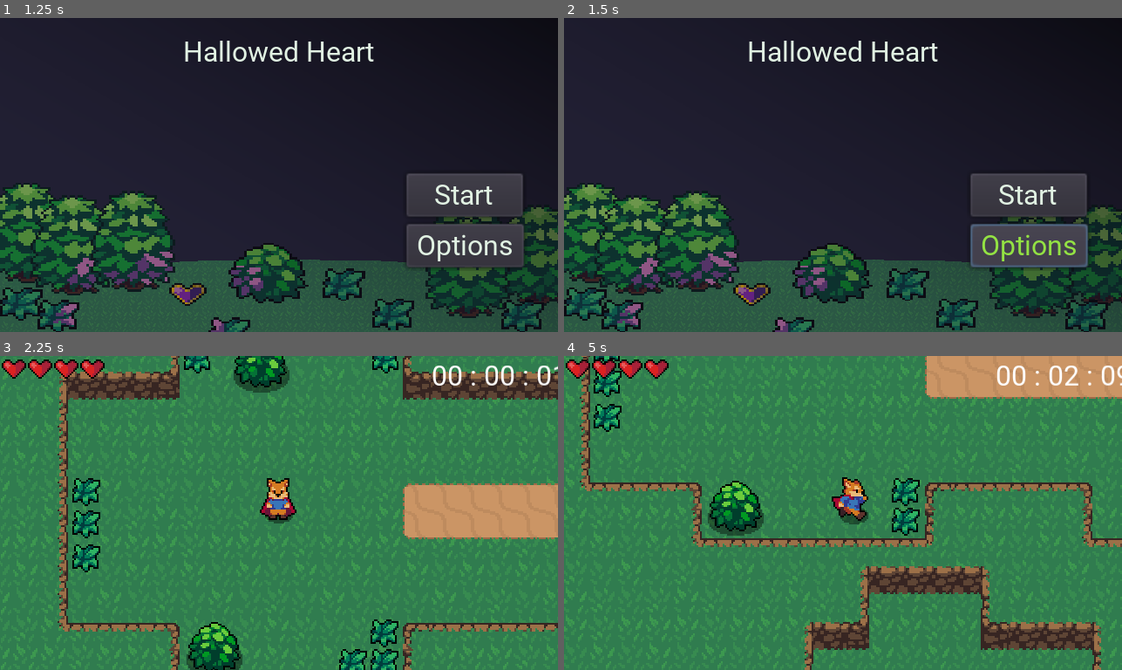
Above: before the commit, frames 1-4 (two rows, left to right).
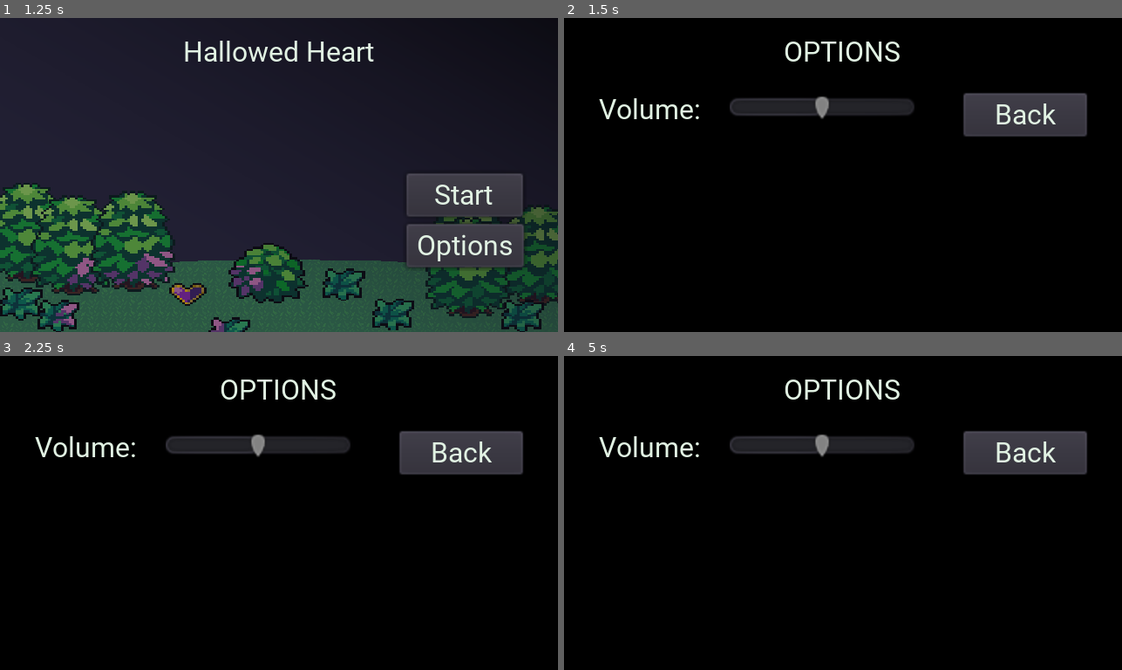
Above: after the commit, the same moments.

Repository: AdmiralOrdinary/HallowedHeart
Game: Godot game, scene res://Menu/StartMenu.tscn
Two runs of this game, one before a commit and one after it. Both use one fixed random seed, a clock stepped at 60 frames per second and the inputs below. Sound files missing from this copy of the repository are replaced by a short silence.
Inputs (mouse positions are in pixels of both pictures, inside the frame that each line leads up to):
- Up to frame 1 (1.25 s): click "Back" at 0.5 s
- Up to frame 2 (1.5 s): click "Options" at 1.25 s
- Up to frame 3 (2.25 s): click (463, 531) at 2 s, where only the run before the commit has a clickable "Start"
- Up to frame 4 (5 s): tap Enter at 2.75 s; hold Right (ui_right) 2.78-3.53 s; tap X (attack) at 2.85, 4.35 s; hold Down (ui_down) 3.53-4.28 s; tap K (roll) at 3.6 s; hold Right (ui_right) from 4.28 s (still down)

Frame 1 is identical in both runs. In frame 2, 95% of the frame differs, in the area x 0-100%, y 0-100%; in frame 3, 99%; in frame 4, 99%.
Error before the commit: Invalid set index 'visible' (on base: 'Nil') with value of type 'bool'. (res://Menu/StartMenu.gd:31)

Commit message:
Updates From 3/2/2021 5:00 PM
StartMenu
- Added options menu with working volume slider

PauseMenu
- Tried to add the options menu to the pause menu but since death menu is integrated it was a bit weird to try and add a button that would go to the options menu

Diff:
--- a/Action RPG/Menu/DeathMenu.gd
+++ b/Action RPG/Menu/DeathMenu.gd
@@ -12,6 +12,7 @@
 onready var checkpointButton = $PauseOverlay/MarginContainer/VBoxContainer2/HBoxContainer/MarginContainer2/VBoxContainer/CheckpointButton
 onready var MenuSelect = $MenuSelectSound
 onready var pause_overlay = $PauseOverlay
+onready var
 
 func _ready():
 	deathsLabel.text = "Deaths: " + str(PlayerStats.deaths)
@@ -85,3 +86,8 @@
 	get_tree().change_scene("res://Menu/StartMenu.tscn")
 	#MenuSelect.play()
 	#scene_tree.quit()
+
+
+func _on_Button_pressed():
+	options.set_visible(true)
+	menu.set_visible(false)
--- a/Action RPG/Menu/DeathMenu.tscn
+++ b/Action RPG/Menu/DeathMenu.tscn
@@ -63,7 +63,7 @@
 size_flags_vertical = 3
 
 [node name="MarginContainer" type="ColorRect" parent="PauseOverlay/MarginContainer/VBoxContainer2/HBoxContainer"]
-margin_right = 179.0
+margin_right = 173.0
 margin_bottom = 142.0
 size_flags_horizontal = 3
 size_flags_vertical = 3
@@ -83,7 +83,7 @@
 [node name="ColorRect" type="ColorRect" parent="PauseOverlay/MarginContainer/VBoxContainer2/HBoxContainer/MarginContainer/MarginContainer"]
 margin_left = 5.0
 margin_top = 5.0
-margin_right = 174.0
+margin_right = 168.0
 margin_bottom = 137.0
 color = Color( 0.2, 0.172549, 0.313726, 1 )
 
@@ -101,7 +101,7 @@
 [node name="VBoxContainer" type="VBoxContainer" parent="PauseOverlay/MarginContainer/VBoxContainer2/HBoxContainer/MarginContainer/MarginContainer/ColorRect/MarginContainer"]
 margin_left = 3.0
 margin_top = 3.0
-margin_right = 166.0
+margin_right = 160.0
 margin_bottom = 129.0
 size_flags_horizontal = 3
 size_flags_vertical = 3
@@ -110,70 +110,70 @@
 }
 
 [node name="PlayerStatTrackers" parent="PauseOverlay/MarginContainer/VBoxContainer2/HBoxContainer/MarginContainer/MarginContainer/ColorRect/MarginContainer/VBoxContainer" instance=ExtResource( 2 )]
-margin_right = 163.0
+margin_right = 157.0
 margin_bottom = 0.0
 
 [node name="CenterContainer" parent="PauseOverlay/MarginContainer/VBoxContainer2/HBoxContainer/MarginContainer/MarginContainer/ColorRect/MarginContainer/VBoxContainer/PlayerStatTrackers/VBoxContainer" index="0"]
-margin_right = 163.0
+margin_right = 157.0
 
 [node name="Label" parent="PauseOverlay/MarginContainer/VBoxContainer2/HBoxContainer/MarginContainer/MarginContainer/ColorRect/MarginContainer/VBoxContainer/PlayerStatTrackers/VBoxContainer/CenterContainer" index="0"]
-margin_left = 48.0
-margin_right = 114.0
+margin_left = 45.0
+margin_right = 111.0
 
 [node name="HBoxContainer" parent="PauseOverlay/MarginContainer/VBoxContainer2/HBoxContainer/MarginContainer/MarginContainer/ColorRect/MarginContainer/VBoxContainer/PlayerStatTrackers/VBoxContainer" index="1"]
-margin_right = 163.0
+margin_right = 157.0
 
 [node name="VBoxContainer" parent="PauseOverlay/MarginContainer/VBoxContainer2/HBoxContainer/MarginContainer/MarginContainer/ColorRect/MarginContainer/VBoxContainer/PlayerStatTrackers/VBoxContainer/HBoxContainer" index="0"]
-margin_right = 79.0
+margin_right = 76.0
 
 [node name="Time" parent="PauseOverlay/MarginContainer/VBoxContainer2/HBoxContainer/MarginContainer/MarginContainer/ColorRect/MarginContainer/VBoxContainer/PlayerStatTrackers/VBoxContainer/HBoxContainer/VBoxContainer" index="0"]
-margin_right = 79.0
+margin_right = 76.0
 
 [node name="Rolls" parent="PauseOverlay/MarginContainer/VBoxContainer2/HBoxContainer/MarginContainer/MarginContainer/ColorRect/MarginContainer/VBoxContainer/PlayerStatTrackers/VBoxContainer/HBoxContainer/VBoxContainer" index="1"]
-margin_right = 79.0
+margin_right = 76.0
 
 [node name="Kills" parent="PauseOverlay/MarginContainer/VBoxContainer2/HBoxContainer/MarginContainer/MarginContainer/ColorRect/MarginContainer/VBoxContainer/PlayerStatTrackers/VBoxContainer/HBoxContainer/VBoxContainer" index="2"]
-margin_right = 79.0
+margin_right = 76.0
 
 [node name="Deaths" parent="PauseOverlay/MarginContainer/VBoxContainer2/HBoxContainer/MarginContainer/MarginContainer/ColorRect/MarginContainer/VBoxContainer/PlayerStatTrackers/VBoxContainer/HBoxContainer/VBoxContainer" index="3"]
-margin_right = 79.0
+margin_right = 76.0
 
 [node name="Restarts" parent="PauseOverlay/MarginContainer/VBoxContainer2/HBoxContainer/MarginContainer/MarginContainer/ColorRect/MarginContainer/VBoxContainer/PlayerStatTrackers/VBoxContainer/HBoxContainer/VBoxContainer" index="4"]
-margin_right = 79.0
+margin_right = 76.0
 
 [node name="DamageDone" parent="PauseOverlay/MarginContainer/VBoxContainer2/HBoxContainer/MarginContainer/MarginContainer/ColorRect/MarginContainer/VBoxContainer/PlayerStatTrackers/VBoxContainer/HBoxContainer/VBoxContainer" index="5"]
-margin_right = 79.0
+margin_right = 76.0
 
 [node name="DamageTaken" parent="PauseOverlay/MarginContainer/VBoxContainer2/HBoxContainer/MarginContainer/MarginContainer/ColorRect/MarginContainer/VBoxContainer/PlayerStatTrackers/VBoxContainer/HBoxContainer/VBoxContainer" index="6"]
-margin_right = 79.0
+margin_right = 76.0
 
 [node name="HeartsPickedUp" parent="PauseOverlay/MarginContainer/VBoxContainer2/HBoxContainer/MarginContainer/MarginContainer/ColorRect/MarginContainer/VBoxContainer/PlayerStatTrackers/VBoxContainer/HBoxContainer/VBoxContainer" index="7"]
-margin_right = 79.0
+margin_right = 76.0
 
 [node name="VBoxContainer2" parent="PauseOverlay/MarginContainer/VBoxContainer2/HBoxContainer/MarginContainer/MarginContainer/ColorRect/MarginContainer/VBoxContainer/PlayerStatTrackers/VBoxContainer/HBoxContainer" index="1"]
-margin_left = 83.0
-margin_right = 163.0
+margin_left = 80.0
+margin_right = 157.0
 
 [node name="TimeGrade" parent="PauseOverlay/MarginContainer/VBoxContainer2/HBoxContainer/MarginContainer/MarginContainer/ColorRect/MarginContainer/VBoxContainer/PlayerStatTrackers/VBoxContainer/HBoxContainer/VBoxContainer2" index="0"]
-margin_right = 80.0
+margin_right = 77.0
 
 [node name="KillsGrade" parent="PauseOverlay/MarginContainer/VBoxContainer2/HBoxContainer/MarginContainer/MarginContainer/ColorRect/MarginContainer/VBoxContainer/PlayerStatTrackers/VBoxContainer/HBoxContainer/VBoxContainer2" index="1"]
-margin_right = 80.0
+margin_right = 77.0
 
 [node name="DeathsGrade" parent="PauseOverlay/MarginContainer/VBoxContainer2/HBoxContainer/MarginContainer/MarginContainer/ColorRect/MarginContainer/VBoxContainer/PlayerStatTrackers/VBoxContainer/HBoxContainer/VBoxContainer2" index="2"]
-margin_right = 80.0
+margin_right = 77.0
 
 [node name="RestartsGrade" parent="PauseOverlay/MarginContainer/VBoxContainer2/HBoxContainer/MarginContainer/MarginContainer/ColorRect/MarginContainer/VBoxContainer/PlayerStatTrackers/VBoxContainer/HBoxContainer/VBoxContainer2" index="3"]
-margin_right = 80.0
+margin_right = 77.0
 
 [node name="UpgradesGrade" parent="PauseOverlay/MarginContainer/VBoxContainer2/HBoxContainer/MarginContainer/MarginContainer/ColorRect/MarginContainer/VBoxContainer/PlayerStatTrackers/VBoxContainer/HBoxContainer/VBoxContainer2" index="4"]
-margin_right = 80.0
+margin_right = 77.0
 
 [node name="FinalGrade" parent="PauseOverlay/MarginContainer/VBoxContainer2/HBoxContainer/MarginContainer/MarginContainer/ColorRect/MarginContainer/VBoxContainer/PlayerStatTrackers/VBoxContainer/HBoxContainer/VBoxContainer2" index="5"]
-margin_right = 80.0
+margin_right = 77.0
 
 [node name="MarginContainer2" type="MarginContainer" parent="PauseOverlay/MarginContainer/VBoxContainer2/HBoxContainer"]
-margin_left = 183.0
+margin_left = 177.0
 margin_right = 300.0
 margin_bottom = 142.0
 custom_constants/margin_right = 30
@@ -185,7 +185,7 @@
 pause_mode = 2
 margin_left = 30.0
 margin_top = 20.0
-margin_right = 87.0
+margin_right = 93.0
 margin_bottom = 122.0
 size_flags_horizontal = 3
 size_flags_vertical = 3
@@ -202,27 +202,33 @@
 [node name="CheckpointButton" type="Button" parent="PauseOverlay/MarginContainer/VBoxContainer2/HBoxContainer/MarginContainer2/VBoxContainer"]
 pause_mode = 2
 visible = false
-margin_top = 18.0
 margin_right = 83.0
-margin_bottom = 38.0
+margin_bottom = 20.0
 text = "Checkpoint"
 
 [node name="RestartButton" type="Button" parent="PauseOverlay/MarginContainer/VBoxContainer2/HBoxContainer/MarginContainer2/VBoxContainer"]
 pause_mode = 2
-margin_right = 57.0
+margin_right = 63.0
 margin_bottom = 20.0
 text = "Restart"
 
+[node name="Button" type="Button" parent="PauseOverlay/MarginContainer/VBoxContainer2/HBoxContainer/MarginContainer2/VBoxContainer"]
+margin_top = 24.0
+margin_right = 63.0
+margin_bottom = 44.0
+text = "Options"
+
 [node name="QuitButton" type="Button" parent="PauseOverlay/MarginContainer/VBoxContainer2/HBoxContainer/MarginContainer2/VBoxContainer"]
 pause_mode = 2
-margin_top = 24.0
-margin_right = 57.0
-margin_bottom = 44.0
+margin_top = 48.0
+margin_right = 63.0
+margin_bottom = 68.0
 text = "Quit"
 
 [node name="MenuSelectSound" parent="." instance=ExtResource( 4 )]
 [connection signal="pressed" from="PauseOverlay/MarginContainer/VBoxContainer2/HBoxContainer/MarginContainer2/VBoxContainer/CheckpointButton" to="." method="_on_CheckpointButton_pressed"]
 [connection signal="pressed" from="PauseOverlay/MarginContainer/VBoxContainer2/HBoxContainer/MarginContainer2/VBoxContainer/RestartButton" to="." method="_on_RestartButton_pressed"]
+[connection signal="pressed" from="PauseOverlay/MarginContainer/VBoxContainer2/HBoxContainer/MarginContainer2/VBoxContainer/Button" to="." method="_on_Button_pressed"]
 [connection signal="pressed" from="PauseOverlay/MarginContainer/VBoxContainer2/HBoxContainer/MarginContainer2/VBoxContainer/QuitButton" to="." method="_on_QuitButton_pressed"]
 
 [editable path="PauseOverlay/MarginContainer/VBoxContainer2/HBoxContainer/MarginContainer/MarginContainer/ColorRect/MarginContainer/VBoxContainer/PlayerStatTrackers"]
--- /dev/null
+++ b/Action RPG/Menu/MasterVolumeSlider.gd
@@ -0,0 +1,18 @@
+extends HSlider
+
+export var audio_bus_name := "Master"
+
+onready var _bus := (AudioServer.get_bus_index(audio_bus_name))
+
+func _ready() -> void:
+	value = db2linear(AudioServer.get_bus_volume_db(_bus))
+
+func _on_value_changed(value: float) -> void:
+	AudioServer.set_bus_volume_db(_bus, linear2db(value))
+
+func _on_MasterVolumeSlider_value_changed(value):
+	AudioServer.set_bus_volume_db(_bus, linear2db(value))
+
+
+#func _on_MasterVolumeSlider_mouse_exited():
+#	pass # Replace with function body.
--- a/Action RPG/Menu/Options.gd
+++ b/Action RPG/Menu/Options.gd
@@ -2,7 +2,7 @@
 
 #onready var MenuSelect = $MenuSelect
 #onready var TitleSongPlayer = $TitleSongPlayer
-#onready var menu = get_parent().get_node(Menu)
+#onready var menu
 onready var options = self
 
 func _ready():
@@ -12,5 +12,5 @@
 	pass
 
 func _on_StartGameButton_pressed():
-	options.visible = false
-	#menu.visible = true
+	options.set_visible(false)
+	#menu.set_visible(true)
--- a/Action RPG/Menu/Options.tscn
+++ b/Action RPG/Menu/Options.tscn
@@ -1,10 +1,13 @@
-[gd_scene load_steps=4 format=2]
+[gd_scene load_steps=5 format=2]
 
 [ext_resource path="res://Menu/menu_theme.tres" type="Theme" id=1]
 [ext_resource path="res://World/CoverImage.png" type="Texture" id=2]
 [ext_resource path="res://Menu/Options.gd" type="Script" id=3]
+[ext_resource path="res://Menu/MasterVolumeSlider.gd" type="Script" id=4]
 
 [node name="Options" type="Control"]
+pause_mode = 2
+process_priority = 1
 anchor_right = 1.0
 anchor_bottom = 1.0
 theme = ExtResource( 1 )
@@ -85,6 +88,37 @@
 size_flags_horizontal = 11
 size_flags_vertical = 3
 
+[node name="VBoxContainer" type="VBoxContainer" parent="FullMargin/Layer1VBox/SecondMargin/Layer2HBox/MarginContainer"]
+margin_right = 205.0
+margin_bottom = 117.0
+
+[node name="HBoxContainer" type="HBoxContainer" parent="FullMargin/Layer1VBox/SecondMargin/Layer2HBox/MarginContainer/VBoxContainer"]
+margin_right = 205.0
+margin_bottom = 19.0
+
+[node name="Label" type="Label" parent="FullMargin/Layer1VBox/SecondMargin/Layer2HBox/MarginContainer/VBoxContainer/HBoxContainer"]
+margin_right = 70.0
+margin_bottom = 19.0
+theme = ExtResource( 1 )
+text = "Volume:   "
+
+[node name="MasterVolumeSlider" type="HSlider" parent="FullMargin/Layer1VBox/SecondMargin/Layer2HBox/MarginContainer/VBoxContainer/HBoxContainer"]
+pause_mode = 2
+margin_left = 74.0
+margin_right = 181.0
+margin_bottom = 16.0
+size_flags_horizontal = 3
+theme = ExtResource( 1 )
+max_value = 1.0
+step = 0.05
+script = ExtResource( 4 )
+
+[node name="SpacerNode" type="Label" parent="FullMargin/Layer1VBox/SecondMargin/Layer2HBox/MarginContainer/VBoxContainer/HBoxContainer"]
+margin_left = 185.0
+margin_right = 205.0
+margin_bottom = 19.0
+text = "     "
+
 [node name="VBoxContainer" type="VBoxContainer" parent="FullMargin/Layer1VBox/SecondMargin/Layer2HBox"]
 margin_left = 209.0
 margin_right = 280.0
@@ -93,6 +127,7 @@
 size_flags_vertical = 3
 
 [node name="StartGameButton" type="Button" parent="FullMargin/Layer1VBox/SecondMargin/Layer2HBox/VBoxContainer"]
+pause_mode = 2
 margin_right = 71.0
 margin_bottom = 25.0
 text = "   Back   "
@@ -126,4 +161,6 @@
 margin_right = 78.0
 margin_bottom = 100.0
 text = "Quit"
+[connection signal="mouse_exited" from="FullMargin/Layer1VBox/SecondMargin/Layer2HBox/MarginContainer/VBoxContainer/HBoxContainer/MasterVolumeSlider" to="FullMargin/Layer1VBox/SecondMargin/Layer2HBox/MarginContainer/VBoxContainer/HBoxContainer/MasterVolumeSlider" method="_on_MasterVolumeSlider_mouse_exited"]
+[connection signal="value_changed" from="FullMargin/Layer1VBox/SecondMargin/Layer2HBox/MarginContainer/VBoxContainer/HBoxContainer/MasterVolumeSlider" to="FullMargin/Layer1VBox/SecondMargin/Layer2HBox/MarginContainer/VBoxContainer/HBoxContainer/MasterVolumeSlider" method="_on_MasterVolumeSlider_value_changed"]
 [connection signal="pressed" from="FullMargin/Layer1VBox/SecondMargin/Layer2HBox/VBoxContainer/StartGameButton" to="." method="_on_StartGameButton_pressed"]
--- a/Action RPG/Menu/PauseMenu.tscn
+++ b/Action RPG/Menu/PauseMenu.tscn
@@ -1,8 +1,9 @@
-[gd_scene load_steps=7 format=2]
+[gd_scene load_steps=8 format=2]
 
 [ext_resource path="res://Menu/PauseMenu.gd" type="Script" id=1]
 [ext_resource path="res://Music and Sounds/Unpause.wav" type="AudioStream" id=2]
 [ext_resource path="res://Music and Sounds/Pause.wav" type="AudioStream" id=3]
+[ext_resource path="res://Menu/Options.tscn" type="PackedScene" id=4]
 [ext_resource path="res://Menu/menu_theme.tres" type="Theme" id=5]
 [ext_resource path="res://Menu/MenuSelectSound.tscn" type="PackedScene" id=6]
 [ext_resource path="res://Menu/DeathMenu.tscn" type="PackedScene" id=7]
@@ -26,6 +27,9 @@
 __meta__ = {
 "_edit_use_anchors_": false
 }
+
+[node name="Options" parent="PauseOverlay" instance=ExtResource( 4 )]
+visible = false
 
 [node name="DeathMenu" parent="PauseOverlay" instance=ExtResource( 7 )]
 
--- a/Action RPG/Menu/StartMenu.gd
+++ b/Action RPG/Menu/StartMenu.gd
@@ -3,12 +3,12 @@
 onready var MenuSelect = $MenuSelect
 onready var TitleSongPlayer = $TitleSongPlayer
 onready var menu = $Menu
-onready var options = get_parent().add_child(Options)
+onready var options = $Options
 
 func _ready():
 	TitleSongPlayer.play()
 	PlayerStats.main_menu()
-	var options = get_parent().add_child(Options)
+	#var options = add_child(Options)
 
 func _on_StartGameButton_pressed():
 	PlayerStats.main_menu()
@@ -28,5 +28,9 @@
 
 
 func _on_OptionsButton_pressed():
-	options.visible = true
-	menu.visible = false
+	options.set_visible(true)
+	menu.set_visible(false)
+
+
+func _on_Options_visibility_changed():
+	menu.set_visible(true)
--- a/Action RPG/Menu/StartMenu.tscn
+++ b/Action RPG/Menu/StartMenu.tscn
@@ -1,10 +1,11 @@
-[gd_scene load_steps=6 format=2]
+[gd_scene load_steps=7 format=2]
 
 [ext_resource path="res://Menu/StartMenu.gd" type="Script" id=1]
 [ext_resource path="res://Menu/menu_theme.tres" type="Theme" id=2]
 [ext_resource path="res://Menu/Menu.tscn" type="PackedScene" id=3]
 [ext_resource path="res://Music and Sounds/Menu Select.wav" type="AudioStream" id=4]
 [ext_resource path="res://Music and Sounds/Second_HappySong.wav" type="AudioStream" id=5]
+[ext_resource path="res://Menu/Options.tscn" type="PackedScene" id=6]
 
 [node name="StartMenu" type="Control"]
 anchor_right = 1.0
@@ -14,6 +15,8 @@
 __meta__ = {
 "_edit_use_anchors_": false
 }
+
+[node name="Options" parent="." instance=ExtResource( 6 )]
 
 [node name="Menu" parent="." instance=ExtResource( 3 )]
 
@@ -140,6 +143,7 @@
 __meta__ = {
 "_edit_use_anchors_": false
 }
+[connection signal="visibility_changed" from="Options" to="." method="_on_Options_visibility_changed"]
 [connection signal="pressed" from="Menu/FullMargin/Layer1VBox/SecondMargin/Layer2HBox/VBoxContainer/StartGameButton" to="." method="_on_StartGameButton_pressed"]
 [connection signal="pressed" from="Menu/FullMargin/Layer1VBox/SecondMargin/Layer2HBox/VBoxContainer/OptionsButton" to="." method="_on_OptionsButton_pressed"]
 [connection signal="pressed" from="Menu/FullMargin/Layer1VBox/SecondMargin/Layer2HBox/VBoxContainer/QuitGameButton" to="." method="_on_QuitGameButton_pressed"]
--- /dev/null
+++ b/Action RPG/default_bus_layout.tres
@@ -0,0 +1,4 @@
+[gd_resource type="AudioBusLayout" format=2]
+
+[resource]
+bus/0/volume_db = -6.24739
--- a/Action RPG/project.godot
+++ b/Action RPG/project.godot
@@ -24,7 +24,7 @@
 PlayerStats="*res://Player/PlayerStats.tscn"
 SmallHeart="res://World/SmallHeart.gd"
 SwordHitbox="res://Player/SwordHitbox.gd"
-Options="*res://Menu/Options.tscn"
+Options="res://Menu/Options.tscn"
 
 [display]
 
